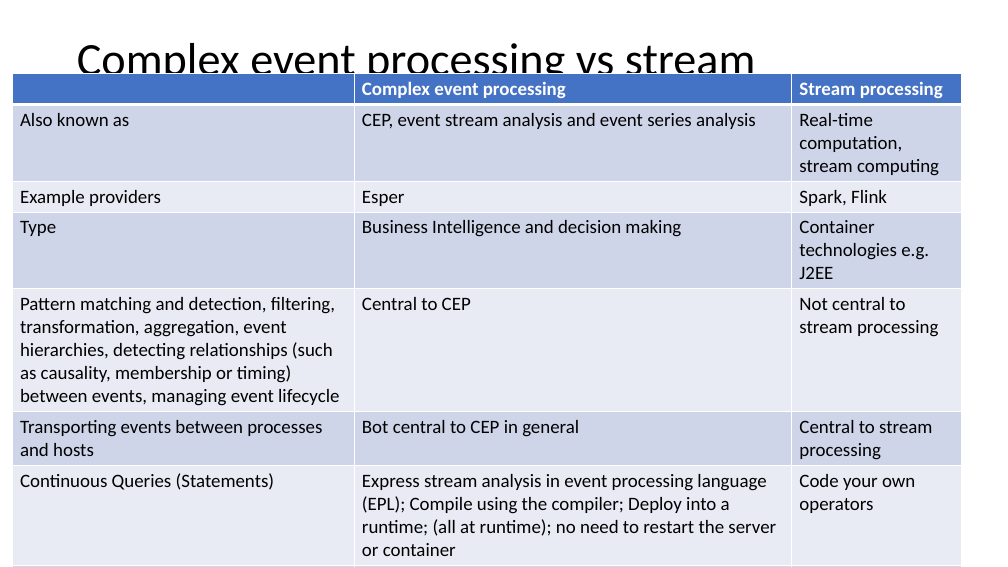
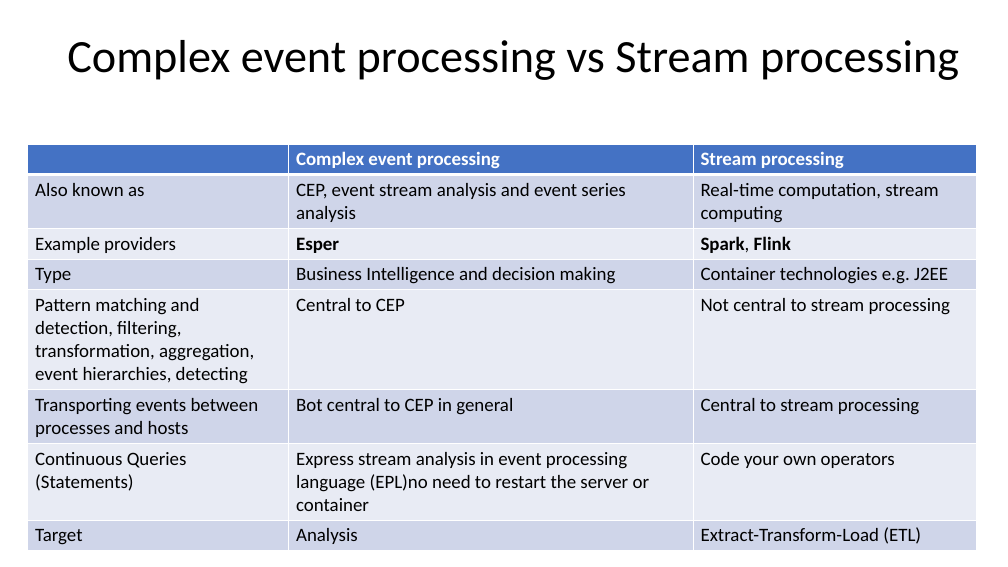
Before and after one commit to enercom25/sem3_24, a slide deck: slide 9 of CEPSem2024.pptx (slide 8 before the commit). Drawn at 1008x567 pixels with LibreOffice and Linux fonts; fonts in the diff are those of the drawing. Boxes give left, top, right and bottom in pixels: in the first picture for what was removed or moved away, otherwise in the second. Text is boxed around its words. In the diff, an @@ line names an element or a change of style, - is before the commit and + after.

```diff
--- a/CEPSem2024.pptx
+++ b/CEPSem2024.pptx
@@ title at (x1=67, y1=40, x2=959, y2=80): text changed @@
-Complex event processing vs stream processing
+Complex event processing vs Stream processing
@@ table at (x1=28, y1=144, x2=977, y2=549) @@
-row 5, column 1: Pattern matching and detection, filtering, transformation, aggregation, event hierarchies, detecting relationships (such as causality, membership or timing) between events, managing event lifecycle
+row 5, column 1: Pattern matching and detection, filtering, transformation, aggregation, event hierarchies, detecting
-row 7, column 2: Express stream analysis in event processing language (EPL); Compile using the compiler; Deploy into a runtime; (all at runtime); no need to restart the server or container
+row 7, column 2: Express stream analysis in event processing language (EPL)no need to restart the server or container
@@ bold on in "Esper", "Spark, Flink" @@
@@ table resized from (x1=13, y1=74, x2=962, y2=567) to (x1=28, y1=144, x2=977, y2=549) @@
```
Also in this commit, not shown: 6 other slides changed, 4 slides added, 3 slides removed.
